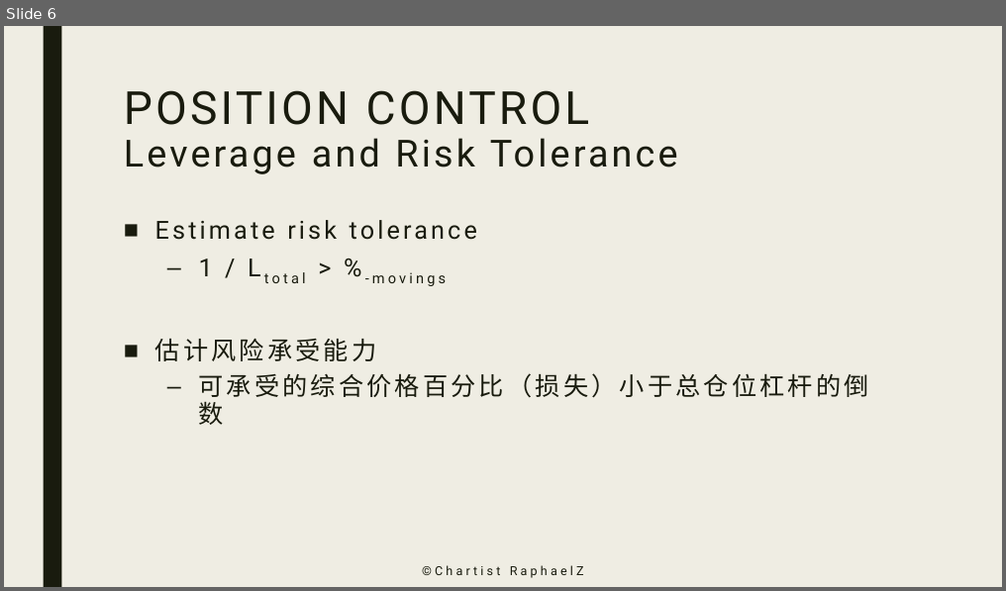
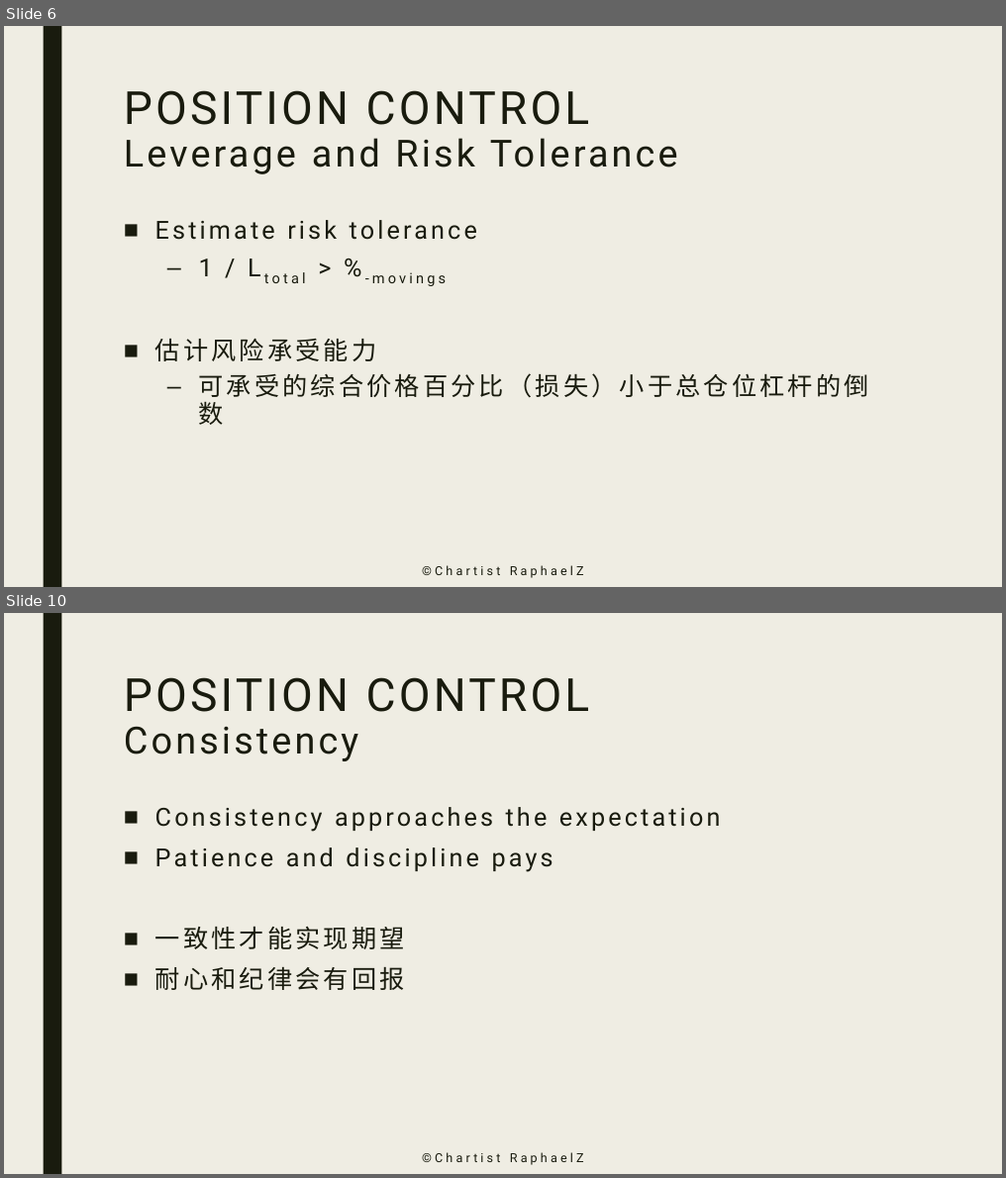
Before and after one commit to zhuzp98/ChartistRaphaelZ, a slide deck: Slides/Risk Management - Position Control.pptx. Shown one above the other, each under a label of ours: slide 6 before the commit, slides 6 and 10 after it; the slides between them are not shown. The pictures are 1006x591 and 1006x1178 pixels, drawn with LibreOffice and Linux fonts; fonts in the diff are those of the drawing. Boxes give left, top, right and bottom in pixels: in the first picture for what was removed or moved away, otherwise in the second. Text is boxed around its words. In the diff, an @@ line names an element or a change of style, - is before the commit and + after.

```diff
--- a/Slides/Risk Management - Position Control.pptx
+++ b/Slides/Risk Management - Position Control.pptx
@@ slide 10 added at bbox=[4, 613, 1002, 1174], background #EFEDE3; not listed: 1 template element that a slide beside it also shows @@
@@ title added at bbox=[124, 677, 590, 761], 44 pt, text #191B0E @@
+POSITION CONTROL
+Consistency
@@ text added at bbox=[155, 807, 721, 990], 24 pt, text #191B0E @@
+■ Consistency approaches the expectation
+■ Patience and discipline pays
+■ 一致性才能实现期望
+■ 耐心和纪律会有回报
@@ text added at bbox=[246, 1142, 760, 1174], 12 pt, text #191B0E @@
+©️Chartist RaphaelZ
```
Also in this commit, not shown: 7 slides changed, 4 other files.
